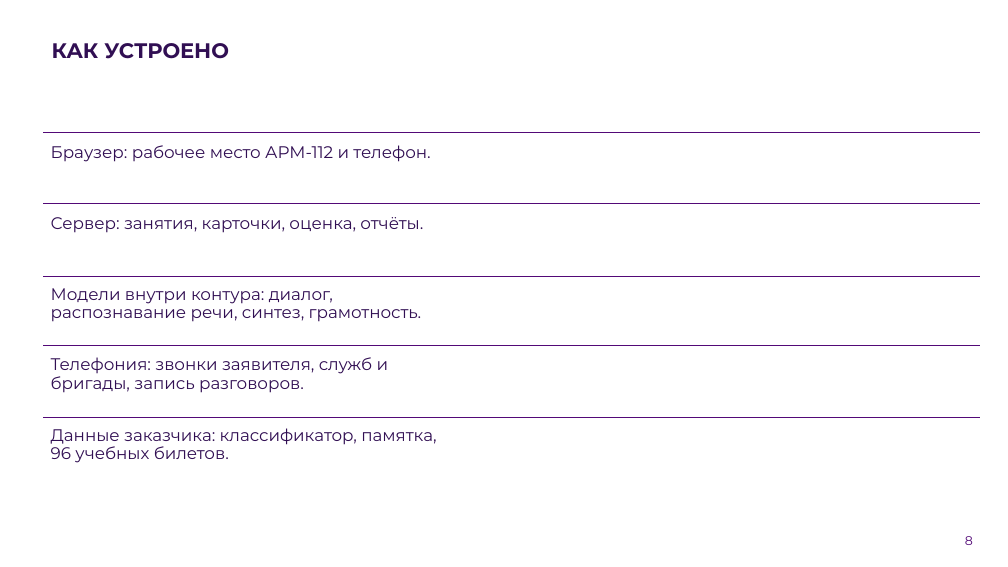
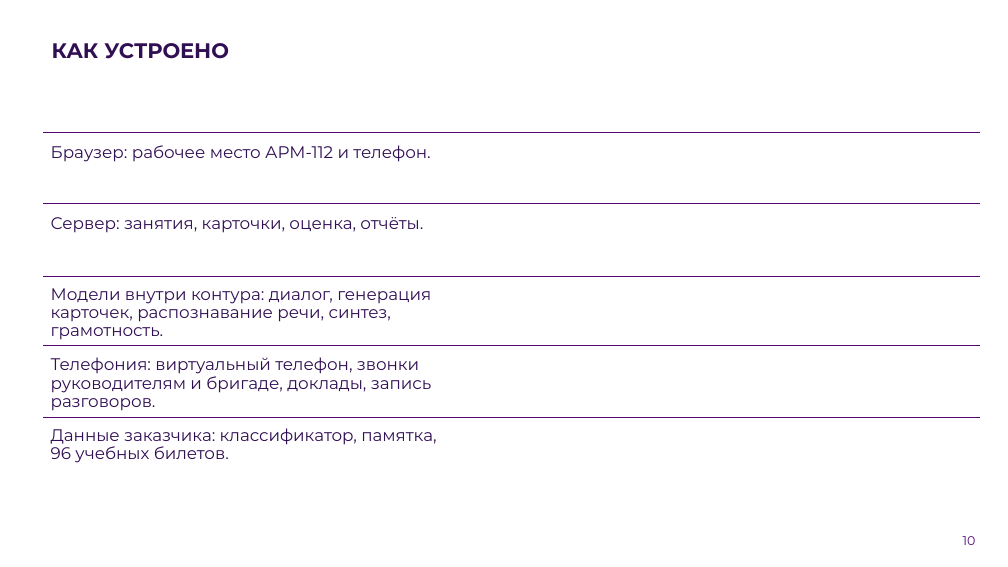
Before and after one commit to Vadik145-beep/lct-112-simulator, a slide deck: slide 10 of docs/presentation/ЛЦТ2026_Ультратех_задача9.pptx (slide 8 before the commit). Drawn at 1008x567 pixels with LibreOffice and Linux fonts; fonts in the diff are those of the drawing; background and template pictures are left out. Boxes give left, top, right and bottom in pixels: in the first picture for what was removed or moved away, otherwise in the second. Text is boxed around its words. In the diff, an @@ line names an element or a change of style, - is before the commit and + after.

Commit message:
docs: презентация финала, версия 20.10 (#268)
Переработана под рекомендации заказчика от 16.10: убран режим оператора 112,
добавлены слайды про виртуальный телефон, формирование заданий ИИ и два слайда
«Рекомендации заказчика: что сделано». Обязательные слайды шаблона сохранены.
Обновлены «Где посмотреть», «Что проверено», «Планы», описание решения.

```diff
--- a/docs/presentation/ЛЦТ2026_Ультратех_задача9.pptx
+++ b/docs/presentation/ЛЦТ2026_Ультратех_задача9.pptx
@@ text at bbox=[51, 288, 431, 340]: text changed @@
-Модели внутри контура: диалог, распознавание речи, синтез, грамотность.
+Модели внутри контура: диалог, генерация карточек, распознавание речи, синтез, грамотность.
@@ text at bbox=[51, 357, 431, 411]: text changed @@
-Телефония: звонки заявителя, служб и бригады, запись разговоров.
+Телефония: виртуальный телефон, звонки руководителям и бригаде, доклады, запись разговоров.
@@ page number at bbox=[963, 536, 976, 545]: text changed @@
-8
+10
```
Also in this commit, not shown: 9 other slides changed, 4 slides added, 1 other file.
